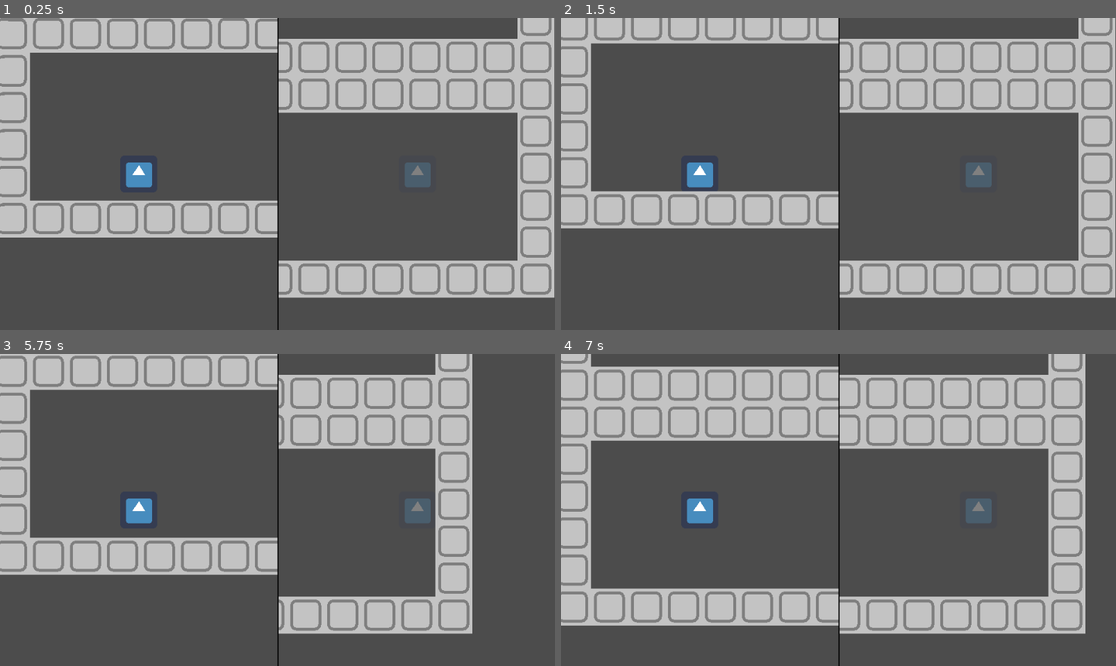
Above: before the commit, frames 1-4 (two rows, left to right).
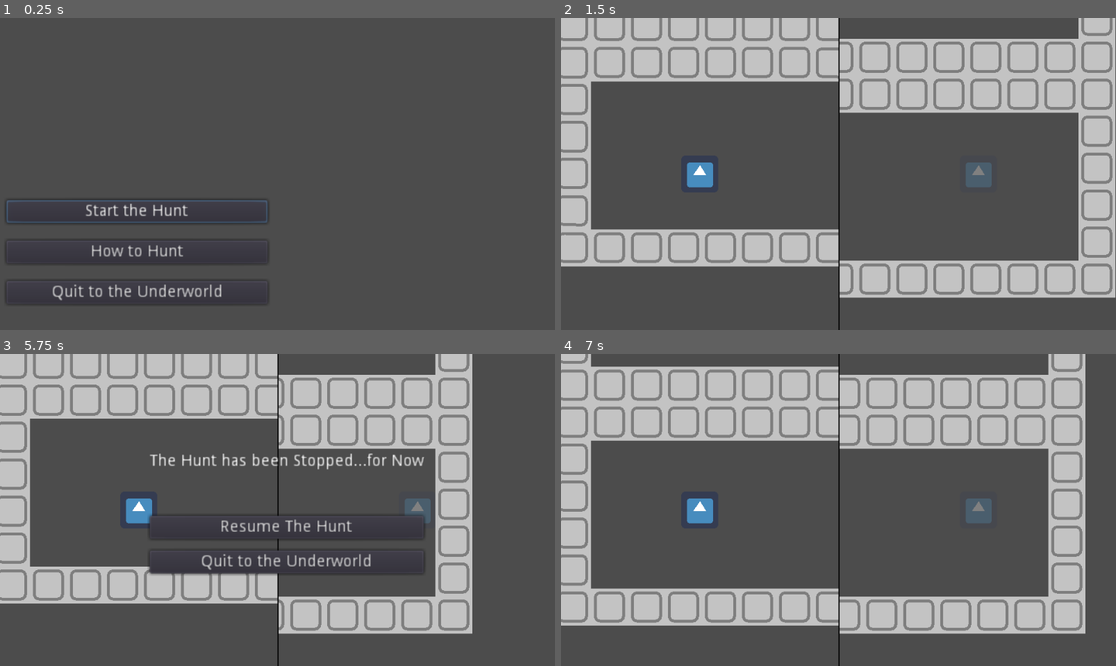
Above: after the commit, the same moments.

Repository: rakthalekk/ghosts-vs-skeletons
Game: Godot game, scene res://src/Menu.tscn
Same seed, same stepped clock (60 frames per second), same inputs: the game is played once before the commit and once after it. Before the commit the project starts from res://src/Main.tscn. The engine's default icon, where the game draws it, is replaced by a stand-in: a white triangle on a blue panel in a dark square.
Inputs (mouse positions are in pixels of both pictures, inside the frame that each line leads up to):
- Up to frame 1 (0.25 s): no input
- Up to frame 2 (1.5 s): click (699, 252) at 0.5 s, where only the run after the commit has a clickable "How to Hunt"; click (699, 211) at 1.25 s, where only the run after the commit has a clickable "Start the Hunt"
- Up to frame 3 (5.75 s): tap Enter at 2 s; hold Right (ghost_move_right) 2.03-3.53 s; tap W (skeleton_jump) at 2.27, 3.02, 4.52, 5.27 s; hold Left (ghost_move_left) 3.53-4.28 s; hold Right (ghost_move_right) from 4.28 s (still down); tap Escape (pause, bound only after the commit) at 5.65 s
- Up to frame 4 (7 s): release Right (ghost_move_right) at 5.75 s; click (849, 528) at 5.75 s, where only the run after the commit has a clickable "Resume The Hunt"; tap Space at 6.5 s; hold Left (ghost_move_left) from 6.53 s (still down); tap W (skeleton_jump) at 6.77 s

The runs differ from the first frame. In frame 1, 38% of the frame differs, in the area x 0-100%, y 0-100%; in frame 2, 17%; in frame 3, 18%; in frame 4, nothing differs.

Commit message:
Main/ Pause Menu
Made both of the Menus

Diff:
--- /dev/null
+++ b/GhostsVsSkeletons/Menu.gd
@@ -0,0 +1,20 @@
+extends Control
+
+
+# Declare member variables here. Examples:
+# var a = 2
+# var b = "text"
+
+
+# Called when the node enters the scene tree for the first time.
+func _ready():
+	$VBoxContainer/StartButton.grab_focus()
+
+func _on_StartButton_pressed():
+	get_tree().change_scene("res://src/Main.tscn")
+
+func _on_OptionsButton_pressed():
+	pass # Replace with function body.
+
+func _on_QuitButton_pressed():
+	get_tree().quit()
--- a/GhostsVsSkeletons/project.godot
+++ b/GhostsVsSkeletons/project.godot
@@ -21,13 +21,17 @@
 [application]
 
 config/name="Ghosts Vs Skeletons"
-run/main_scene="res://src/Main.tscn"
+run/main_scene="res://src/Menu.tscn"
 config/icon="res://icon.png"
 
 [display]
 
 window/size/width=960
 window/size/height=540
+
+[global]
+
+Main=false
 
 [gui]
 
@@ -70,6 +74,11 @@
 "events": [ Object(InputEventKey,"resource_local_to_scene":false,"resource_name":"","device":0,"alt":false,"shift":false,"control":false,"meta":false,"command":false,"pressed":false,"scancode":0,"physical_scancode":16777234,"unicode":0,"echo":false,"script":null)
  ]
 }
+pause={
+"deadzone": 0.5,
+"events": [ Object(InputEventKey,"resource_local_to_scene":false,"resource_name":"","device":0,"alt":false,"shift":false,"control":false,"meta":false,"command":false,"pressed":false,"scancode":0,"physical_scancode":16777217,"unicode":0,"echo":false,"script":null)
+ ]
+}
 
 [layer_names]
 
--- a/GhostsVsSkeletons/src/Main.tscn
+++ b/GhostsVsSkeletons/src/Main.tscn
@@ -1,7 +1,8 @@
-[gd_scene load_steps=3 format=2]
+[gd_scene load_steps=4 format=2]
 
 [ext_resource path="res://src/Map.tscn" type="PackedScene" id=1]
 [ext_resource path="res://src/Main.gd" type="Script" id=2]
+[ext_resource path="res://src/PauseMenu.tscn" type="PackedScene" id=3]
 
 [node name="Main" type="Node2D"]
 script = ExtResource( 2 )
@@ -46,3 +47,11 @@
 
 [node name="Camera2D" type="Camera2D" parent="HBoxContainer/ViewportContainer2/Viewport"]
 current = true
+
+[node name="PauseMenu" parent="." instance=ExtResource( 3 )]
+visible = false
+margin_left = 259.0
+margin_top = 172.0
+margin_right = 259.0
+margin_bottom = 172.0
+rect_scale = Vector2( 2, 2 )
--- /dev/null
+++ b/GhostsVsSkeletons/src/Menu.tscn
@@ -0,0 +1,43 @@
+[gd_scene load_steps=2 format=2]
+
+[ext_resource path="res://Menu.gd" type="Script" id=1]
+
+[node name="Menu" type="Control"]
+anchor_top = 1.0
+anchor_bottom = 1.0
+margin_top = -540.0
+margin_right = 960.0
+script = ExtResource( 1 )
+
+[node name="VBoxContainer" type="VBoxContainer" parent="."]
+anchor_top = 1.0
+anchor_bottom = 1.0
+margin_left = 11.0
+margin_top = -225.0
+margin_right = 237.0
+margin_bottom = -91.0
+rect_scale = Vector2( 2, 2 )
+custom_constants/separation = 15
+
+[node name="StartButton" type="Button" parent="VBoxContainer"]
+margin_right = 226.0
+margin_bottom = 20.0
+focus_neighbour_top = NodePath("../QuitButton")
+text = "Start the Hunt"
+
+[node name="OptionsButton" type="Button" parent="VBoxContainer"]
+margin_top = 35.0
+margin_right = 226.0
+margin_bottom = 55.0
+text = "How to Hunt"
+
+[node name="QuitButton" type="Button" parent="VBoxContainer"]
+margin_top = 70.0
+margin_right = 226.0
+margin_bottom = 90.0
+focus_neighbour_bottom = NodePath("../StartButton")
+text = "Quit to the Underworld"
+
+[connection signal="pressed" from="VBoxContainer/StartButton" to="." method="_on_StartButton_pressed"]
+[connection signal="pressed" from="VBoxContainer/OptionsButton" to="." method="_on_OptionsButton_pressed"]
+[connection signal="pressed" from="VBoxContainer/QuitButton" to="." method="_on_QuitButton_pressed"]
--- /dev/null
+++ b/GhostsVsSkeletons/src/PauseMenu.gd
@@ -0,0 +1,19 @@
+extends Control
+
+# Declare member variables here. Examples:
+var is_paused = false setget set_is_paused
+
+func _unhandled_input(event):
+	if event.is_action_pressed("pause"):
+		self.is_paused = !is_paused
+
+func set_is_paused(value):
+	is_paused = value
+	get_tree().paused = is_paused
+	visible = is_paused
+
+func _on_ResumeBtn_pressed():
+	self.is_paused = false
+
+func _on_QuitBtn_pressed():
+	get_tree().quit()
--- /dev/null
+++ b/GhostsVsSkeletons/src/PauseMenu.tscn
@@ -0,0 +1,52 @@
+[gd_scene load_steps=2 format=2]
+
+[ext_resource path="res://src/PauseMenu.gd" type="Script" id=1]
+
+[node name="PauseMenu" type="Control"]
+pause_mode = 2
+anchor_right = 1.0
+anchor_bottom = 1.0
+script = ExtResource( 1 )
+
+[node name="BackGround" type="ColorRect" parent="."]
+anchor_right = 1.0
+anchor_bottom = 1.0
+color = Color( 0.913725, 0.439216, 0.0588235, 0.694118 )
+
+[node name="CenterContainer" type="CenterContainer" parent="."]
+anchor_right = 1.0
+anchor_bottom = 1.0
+
+[node name="VBoxContainer" type="VBoxContainer" parent="CenterContainer"]
+margin_left = 361.0
+margin_top = 218.0
+margin_right = 598.0
+margin_bottom = 322.0
+custom_constants/separation = 10
+
+[node name="Label" type="Label" parent="CenterContainer/VBoxContainer"]
+margin_right = 237.0
+margin_bottom = 14.0
+text = "The Hunt has been Stopped...for Now"
+align = 1
+
+[node name="Control" type="Control" parent="CenterContainer/VBoxContainer"]
+margin_top = 24.0
+margin_right = 237.0
+margin_bottom = 44.0
+rect_min_size = Vector2( 0, 20 )
+
+[node name="ResumeBtn" type="Button" parent="CenterContainer/VBoxContainer"]
+margin_top = 54.0
+margin_right = 237.0
+margin_bottom = 74.0
+text = "Resume The Hunt"
+
+[node name="QuitBtn" type="Button" parent="CenterContainer/VBoxContainer"]
+margin_top = 84.0
+margin_right = 237.0
+margin_bottom = 104.0
+text = "Quit to the Underworld"
+
+[connection signal="pressed" from="CenterContainer/VBoxContainer/ResumeBtn" to="." method="_on_ResumeBtn_pressed"]
+[connection signal="pressed" from="CenterContainer/VBoxContainer/QuitBtn" to="." method="_on_QuitBtn_pressed"]
Not shown, added: GhostsVsSkeletons/assets/Standing Ghost.png.import
Not shown, added: GhostsVsSkeletons/assets/Standing Skull.png.import
Binary file added: GhostsVsSkeletons/assets/game-of-squids/Game Of Squids.otf
Binary file added: GhostsVsSkeletons/assets/game-of-squids/Game Of Squids.png
Not shown, added: GhostsVsSkeletons/assets/game-of-squids/Game Of Squids.png.import
Binary file added: GhostsVsSkeletons/assets/game-of-squids/Game Of Squids.ttf
Not shown, added: GhostsVsSkeletons/assets/game-of-squids/license.txt
